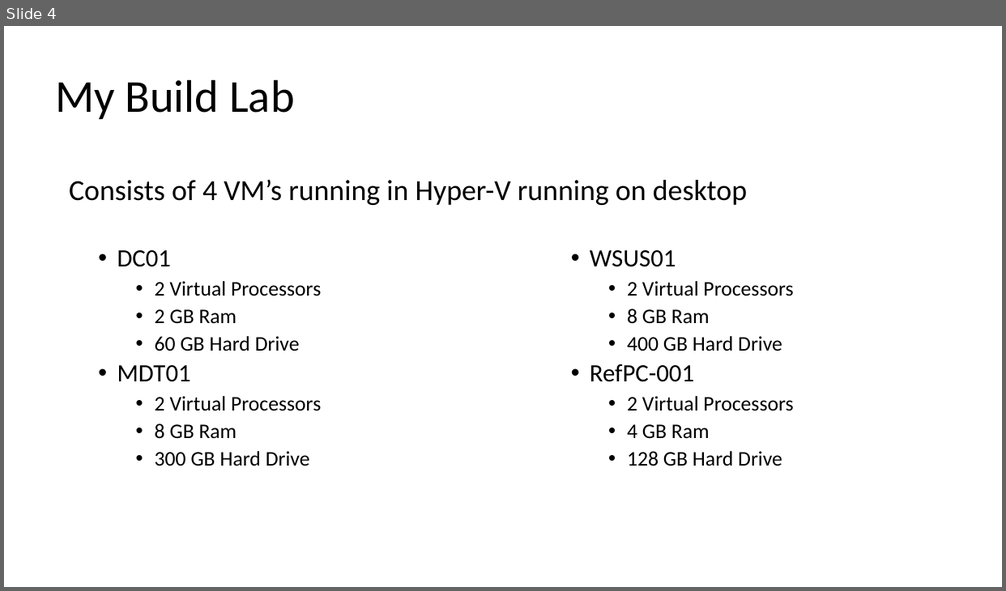
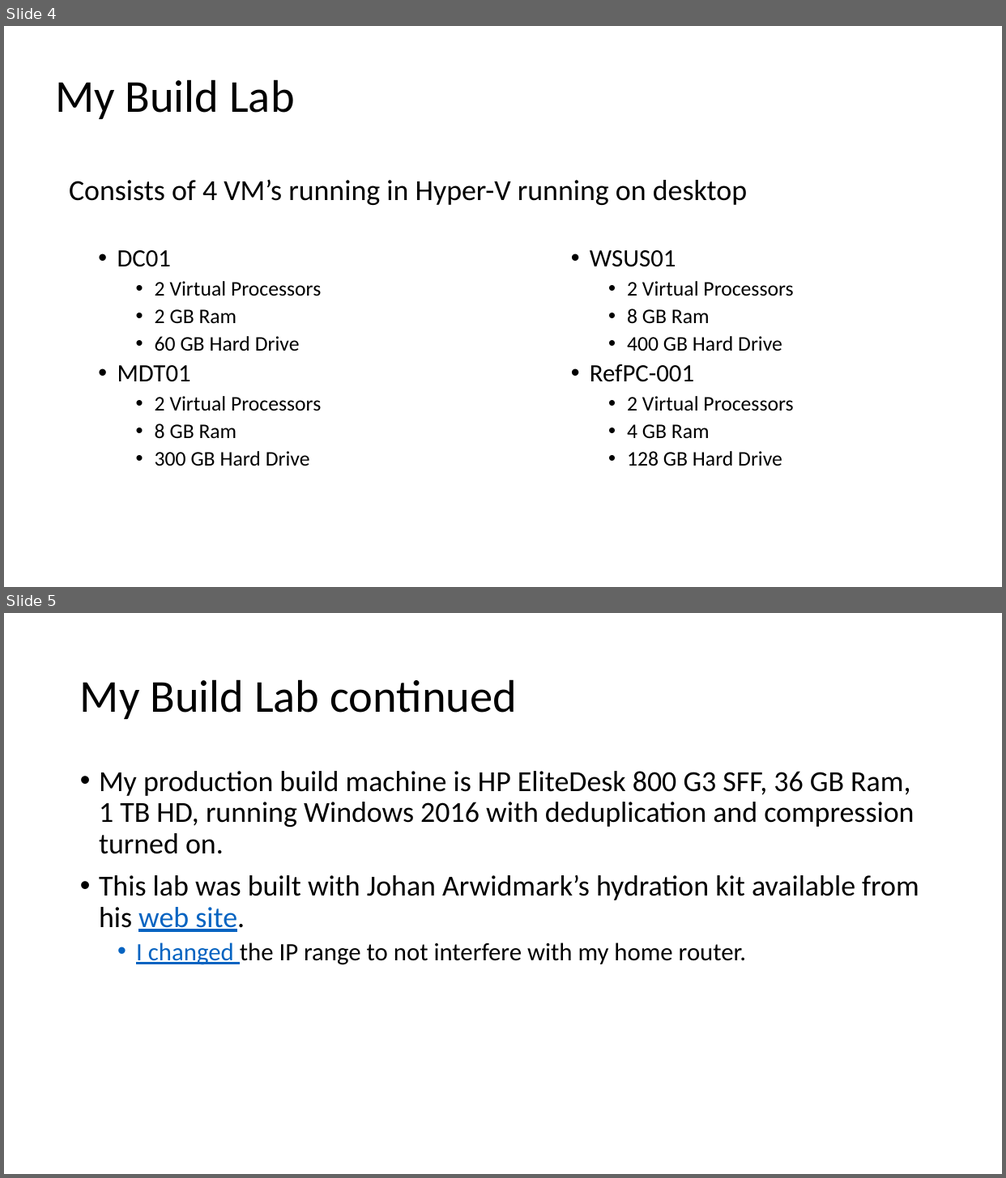
Before and after one commit to fydexx/HECC-2018, a slide deck: Deploying Windows 10 With MDT - Intro Slides.pptx. Shown one above the other, each under a label of ours: slide 4 before the commit, slides 4 and 5 after it. The pictures are 1006x591 and 1006x1178 pixels, drawn with LibreOffice and Linux fonts; fonts in the diff are those of the drawing. Boxes give left, top, right and bottom in pixels: in the first picture for what was removed or moved away, otherwise in the second. Text is boxed around its words. In the diff, an @@ line names an element or a change of style, - is before the commit and + after.

```diff
--- a/Deploying Windows 10 With MDT - Intro Slides.pptx
+++ b/Deploying Windows 10 With MDT - Intro Slides.pptx
@@ slide 5 added at (x1=4, y1=613, x2=1002, y2=1174), background #FFFFFF @@
@@ title added at (x1=80, y1=679, x2=517, y2=719), 44 pt, text #000000 @@
+My Build Lab continued
@@ text added at (x1=99, y1=771, x2=918, y2=965), 28 pt, text #000000 @@
+• My production build machine is HP EliteDesk 800 G3 SFF, 36 GB Ram, 1 TB HD, running Windows 2016 with deduplication and compression turned on.
+• This lab was built with Johan Arwidmark’s hydration kit available from his web site.
+  • I changed the IP range to not interfere with my home router.
```
Also in this commit, not shown: 1 slide changed, 1 other file.
